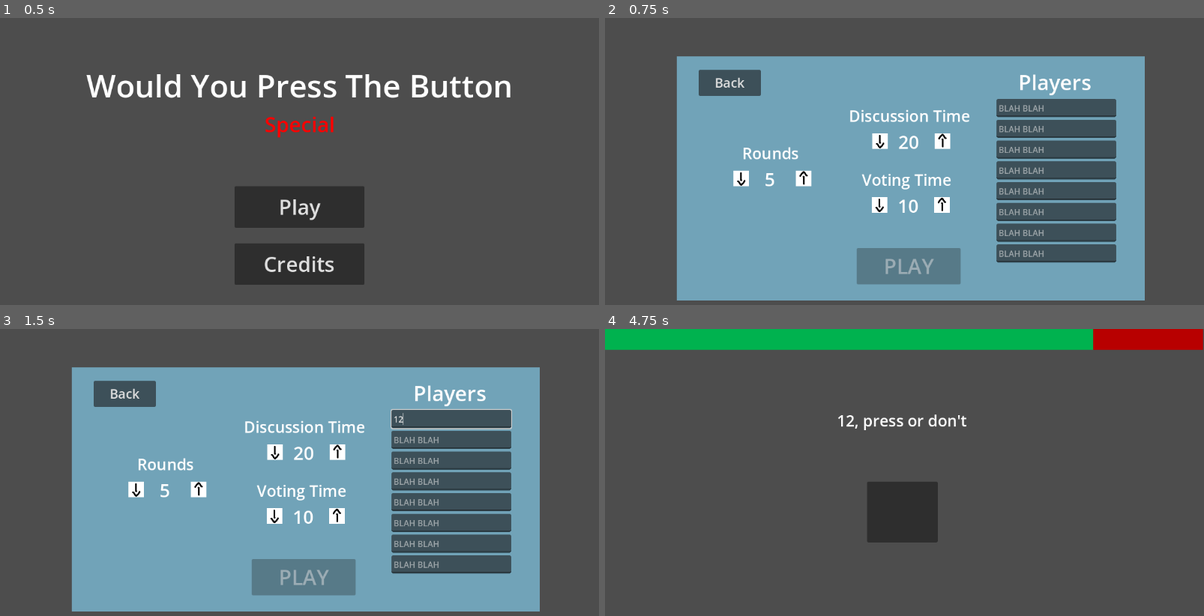
Above: before the commit, frames 1-4 (two rows, left to right).
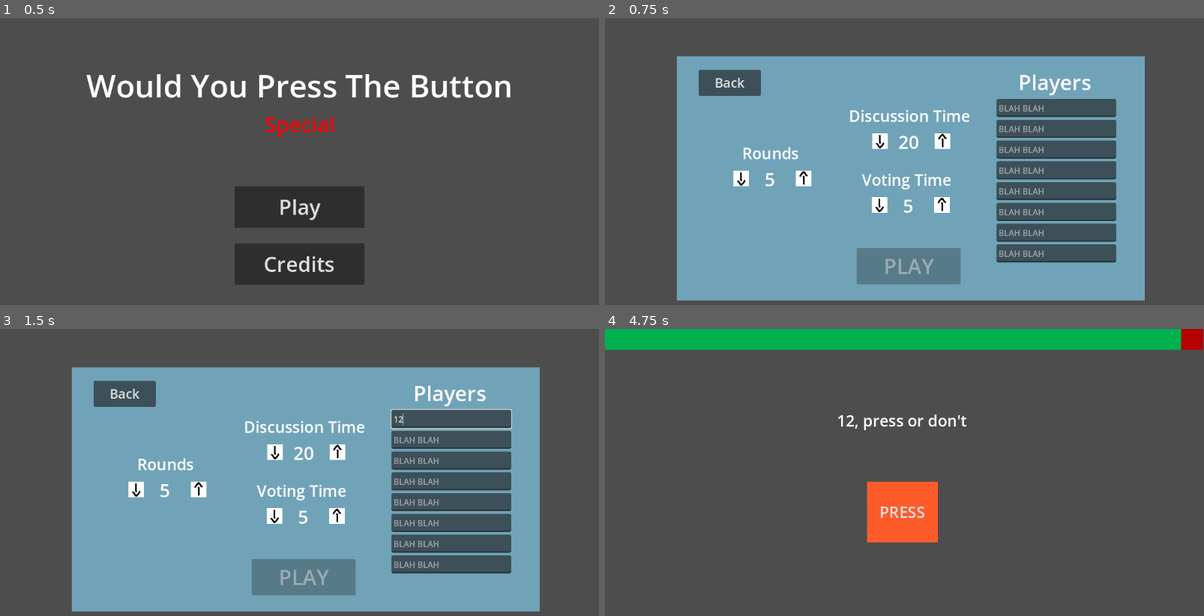
Above: after the commit, the same moments.

Repository: Beepered/WouldYouPressTheButton-Special
Game: Godot game, scene res://scenes/main_menu.tscn
Two runs of this game, one before a commit and one after it. Both use one fixed random seed, a clock stepped at 60 frames per second and the inputs below.
Inputs (mouse positions are in pixels of both pictures, inside the frame that each line leads up to):
- Up to frame 1 (0.5 s): no input
- Up to frame 2 (0.75 s): click "Play" at 0.5 s
- Up to frame 3 (1.5 s): click (449, 417) at 1.27 s; type "12" at 1.35 s
- Up to frame 4 (4.75 s): click (1054, 440) at 1.5 s; type "12" at 1.58 s; click (1054, 461) at 1.73 s; type "12" at 1.82 s; click (1054, 481) at 2.02 s; type "12" at 2.1 s; click (1054, 501) at 2.25 s; type "12" at 2.33 s; click (1054, 524) at 2.48 s; type "12" at 2.57 s; click (1054, 544) at 2.77 s; type "12" at 2.85 s; click (1054, 564) at 3 s; type "12" at 3.08 s; click "PLAY" at 3.5 s; move the mouse to (1036, 481) at 4.27 s; click (1036, 481) at 4.42 s

Frame 1 is identical in both runs. In frame 2, less than 0.1% of the frame differs, in the area x 49-53%, y 63-68%; in frame 3, less than 0.1%; in frame 4, 3.6%, in the area x 43-97%, y 0-75%.

Commit message:
use vote time

Diff:
--- a/wouldyoupressthebutton-special/scenes/PlayScene.tscn
+++ b/wouldyoupressthebutton-special/scenes/PlayScene.tscn
@@ -7,6 +7,9 @@
 
 [sub_resource type="StyleBoxFlat" id="StyleBoxFlat_3lfi2"]
 bg_color = Color(1.92523e-06, 0.698328, 0.307629, 1)
+
+[sub_resource type="StyleBoxFlat" id="StyleBoxFlat_nmgo1"]
+bg_color = Color(0.992965, 0.362527, 0.163437, 1)
 
 [node name="PlayScene" type="Node2D"]
 
@@ -23,6 +26,9 @@
 offset_top = 294.0
 offset_right = 640.0
 offset_bottom = 411.0
+theme_override_font_sizes/font_size = 30
+theme_override_styles/normal = SubResource("StyleBoxFlat_nmgo1")
+text = "PRESS"
 
 [node name="Discussion" type="CanvasLayer" parent="." node_paths=PackedStringArray("voteButton")]
 script = ExtResource("1_o8j0k")
--- a/wouldyoupressthebutton-special/scripts/global.gd
+++ b/wouldyoupressthebutton-special/scripts/global.gd
@@ -6,6 +6,6 @@
 var numPlayers = 0
 var numRounds = 5
 var discussTime = 20
-var voteTime = 10
+var voteTime = 5
 
 var playerNames = []
--- a/wouldyoupressthebutton-special/scripts/play/discussion.gd
+++ b/wouldyoupressthebutton-special/scripts/play/discussion.gd
@@ -36,7 +36,6 @@
 		2: # Each player votes on the prompt
 			prompt.text = "Stage 1: Voting Round"
 			await start_voting_phase()
-			time = 0.0001
 		3: # Assign roles to players
 			assign_roles()
 			time = 5
@@ -46,7 +45,6 @@
 		5: # Second voting round
 			prompt.text = "Stage 4: Final Voting Round"
 			await start_voting_phase()
-			time = 0.0001
 		6: # Scoring and preparation for the next round
 			calculate_scores()
 			currentRound += 1
@@ -82,7 +80,7 @@
 		prompt.text = "%s, press or don't" % player
 
 		# Set timer wait time and start
-		timer.wait_time = Global.voteTime / Global.playerNames.size()
+		timer.wait_time = Global.voteTime# / Global.playerNames.size()
 		timer.start()
 
 		# Wait for the timer to finish
--- /dev/null
+++ b/wouldyoupressthebutton-special/scripts/play/getPrompts.gd
@@ -0,0 +1,11 @@
+extends Node
+
+
+# Called when the node enters the scene tree for the first time.
+func _ready() -> void:
+	pass # Replace with function body.
+
+
+# Called every frame. 'delta' is the elapsed time since the previous frame.
+func _process(delta: float) -> void:
+	pass
Not shown: 1 places in wouldyoupressthebutton-special/scenes/PlayScene.tscn that only renumber resources
